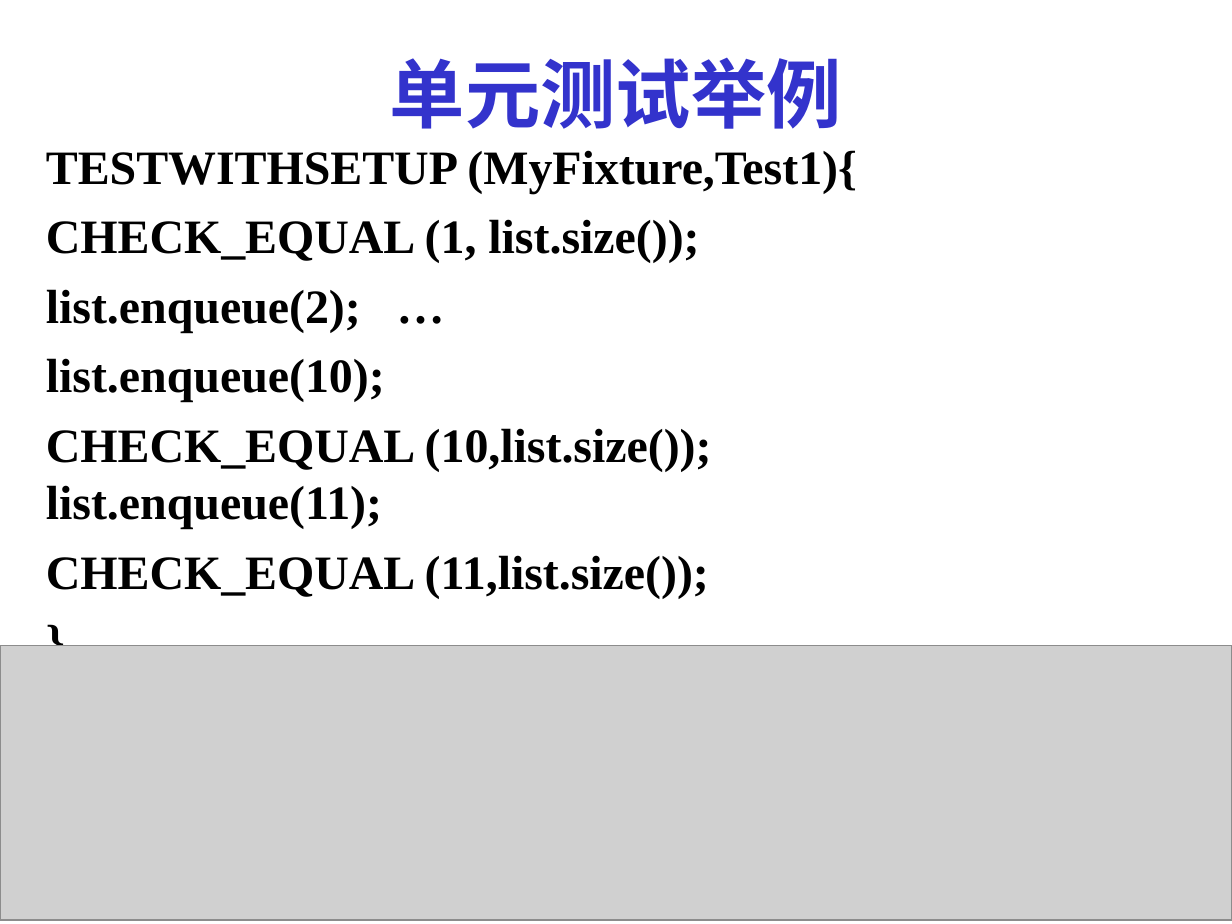
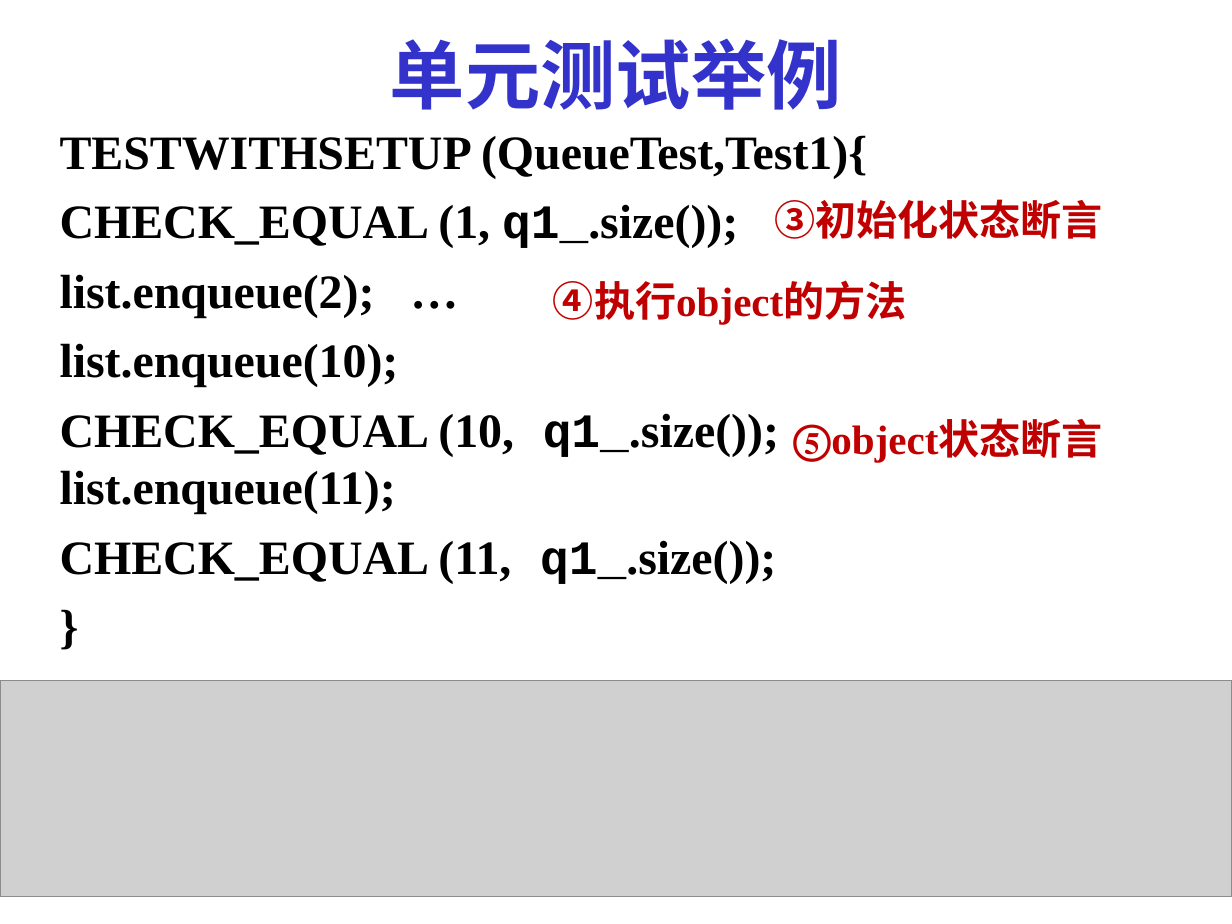
Before and after one commit to Moirai7/GTestLite, a slide deck: slide 45 of 第14讲_程序调试与验证.ppt (slide 27 before the commit). Drawn at 1232x924 pixels with LibreOffice and Linux fonts; fonts in the diff are those of the drawing; grey boxes stand for pictures. Boxes give left, top, right and bottom in pixels: in the first picture for what was removed or moved away, otherwise in the second. Text is boxed around its words. In the diff, an @@ line names an element or a change of style, - is before the commit and + after.

```diff
--- a/第14讲_程序调试与验证.ppt
+++ b/第14讲_程序调试与验证.ppt
@@ title "单元测试举例": place and size @@
-title "单元测试举例" at (390,57,842,129)
+title "单元测试举例" at (390,38,842,110)
@@ text "TESTWITHSETUP (QueueTest,Test1){": place and size @@
-text "TESTWITHSETUP (QueueTest,Test1){" at (46,150,857,599)
+text "TESTWITHSETUP (QueueTest,Test1){" at (60,135,867,584)
@@ text at (60,135,867,248): text changed @@
-TESTWITHSETUP (MyFixture,Test1){
-CHECK_EQUAL (1, list.size());
+TESTWITHSETUP (QueueTest,Test1){
+CHECK_EQUAL (1, q1_.size());
@@ text added at (774,199,1103,239), 24 pt, text #C00000, bold @@
+③初始化状态断言
@@ text added at (553,280,907,325), 24 pt, text #C00000, bold @@
+④执行object的方法
@@ text at (60,413,779,584): text changed @@
-CHECK_EQUAL (10,list.size()); list.enqueue(11);
-CHECK_EQUAL (11,list.size());
+CHECK_EQUAL (10, q1_.size()); list.enqueue(11);
+CHECK_EQUAL (11, q1_.size());
@@ text added at (793,422,1103,463), 24 pt, text #C00000, bold @@
+⑤object状态断言
@@ picture: place and size @@
-picture at (0,646,1232,920)
+picture at (0,680,1232,896)
```
Also in this commit, not shown: 30 other slides changed, 50 slides added, 3 slides removed, 20 other files.
